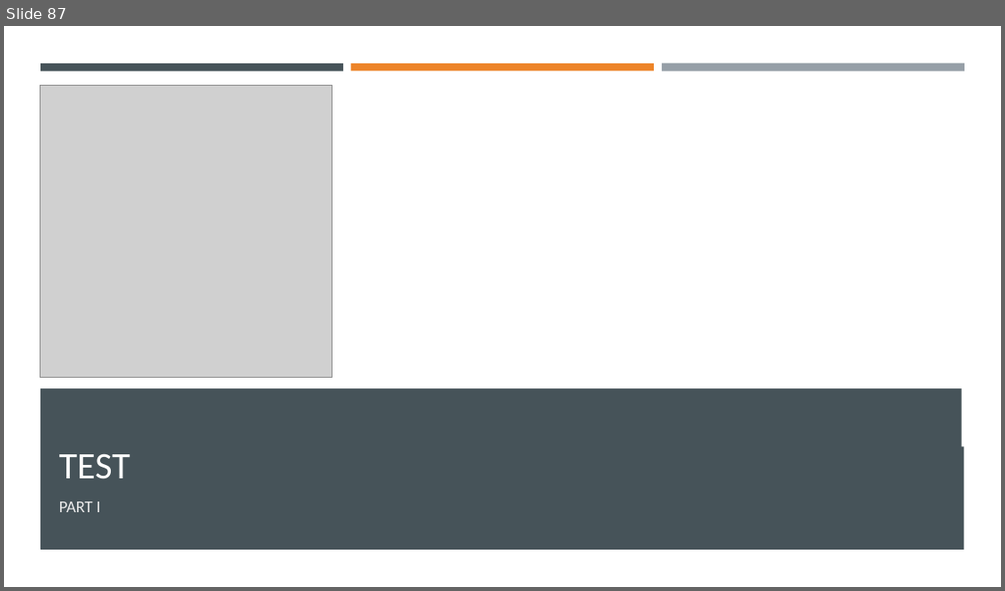
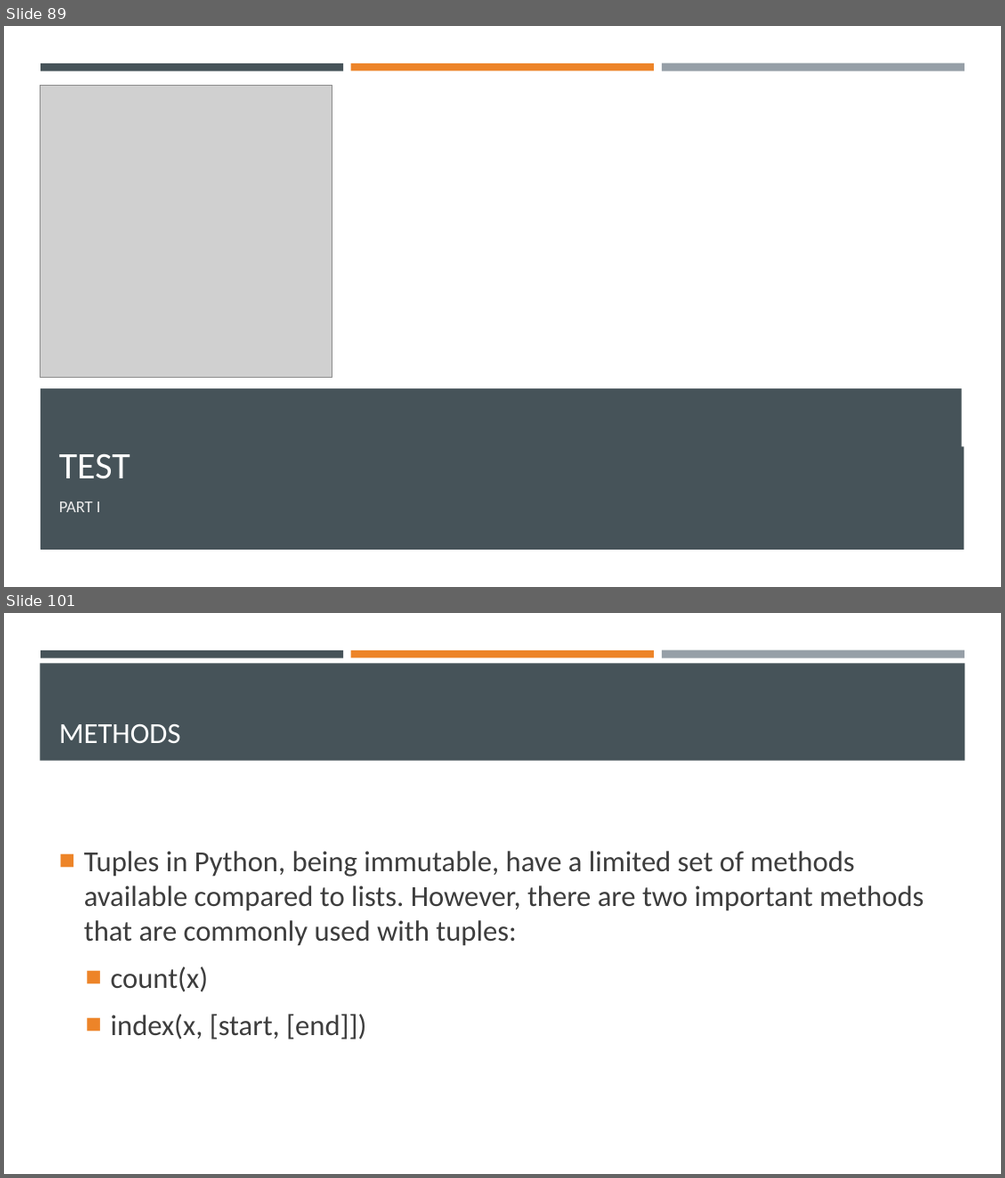
Before and after one commit to Ghost0396/iot, a slide deck: python/Python 3.pptx. Shown one above the other, each under a label of ours: slide 87 before the commit, slides 89 and 101 after it; the slides between them are not shown. The pictures are 1005x591 and 1005x1178 pixels, drawn with LibreOffice and Linux fonts; fonts in the diff are those of the drawing; grey boxes stand for pictures. Boxes give left, top, right and bottom in pixels: in the first picture for what was removed or moved away, otherwise in the second. Text is boxed around its words. In the diff, an @@ line names an element or a change of style, - is before the commit and + after.

```diff
--- a/python/Python 3.pptx
+++ b/python/Python 3.pptx
@@ slide 101 added at <box>4,613,1001,1174</box>, background #FFFFFF @@
@@ rectangle added at <box>40,663,965,761</box>, fill #465359 @@
@@ rectangle added at <box>40,650,343,657</box>, fill #465359 @@
@@ rectangle added at <box>351,650,654,657</box>, fill #ED8428 @@
@@ rectangle added at <box>662,650,964,658</box>, fill #969FA7 @@
@@ title added at <box>59,724,181,743</box>, 28 pt, text #FFFFFF @@
+METHODS
@@ text added at <box>84,851,923,1039</box>, 28 pt, text #3D3D3D @@
+■ Tuples in Python, being immutable, have a limited set of methods available compared to lists. However, there are two important methods that are commonly used with tuples:
+  ■ count(x)
+  ■ index(x, [start, [end]])
@@ what was slide 87 is now slide 89 @@
```
Also in this commit, not shown: 1 slide changed, 13 other slides added, 2 other files.
